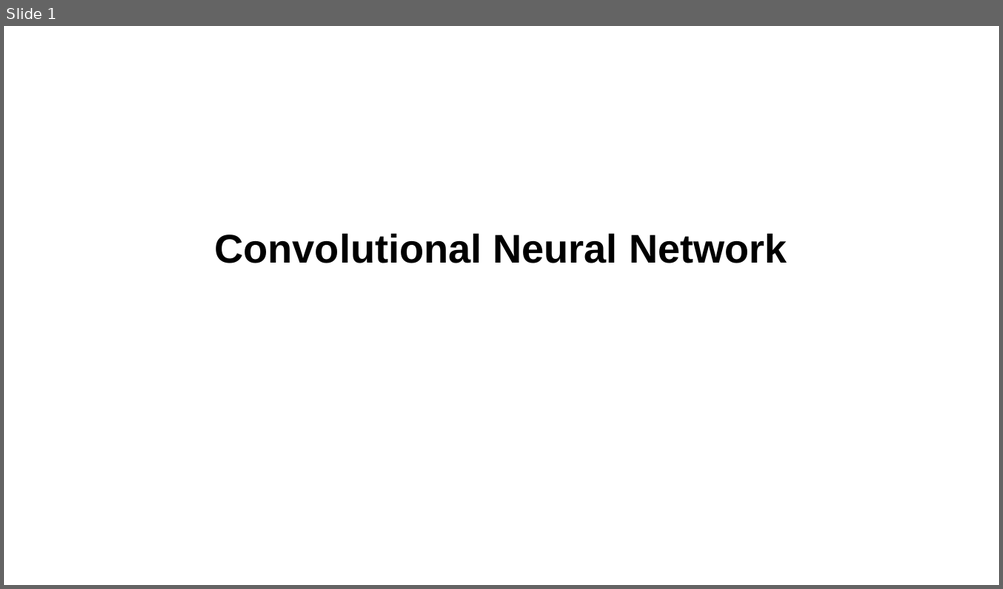
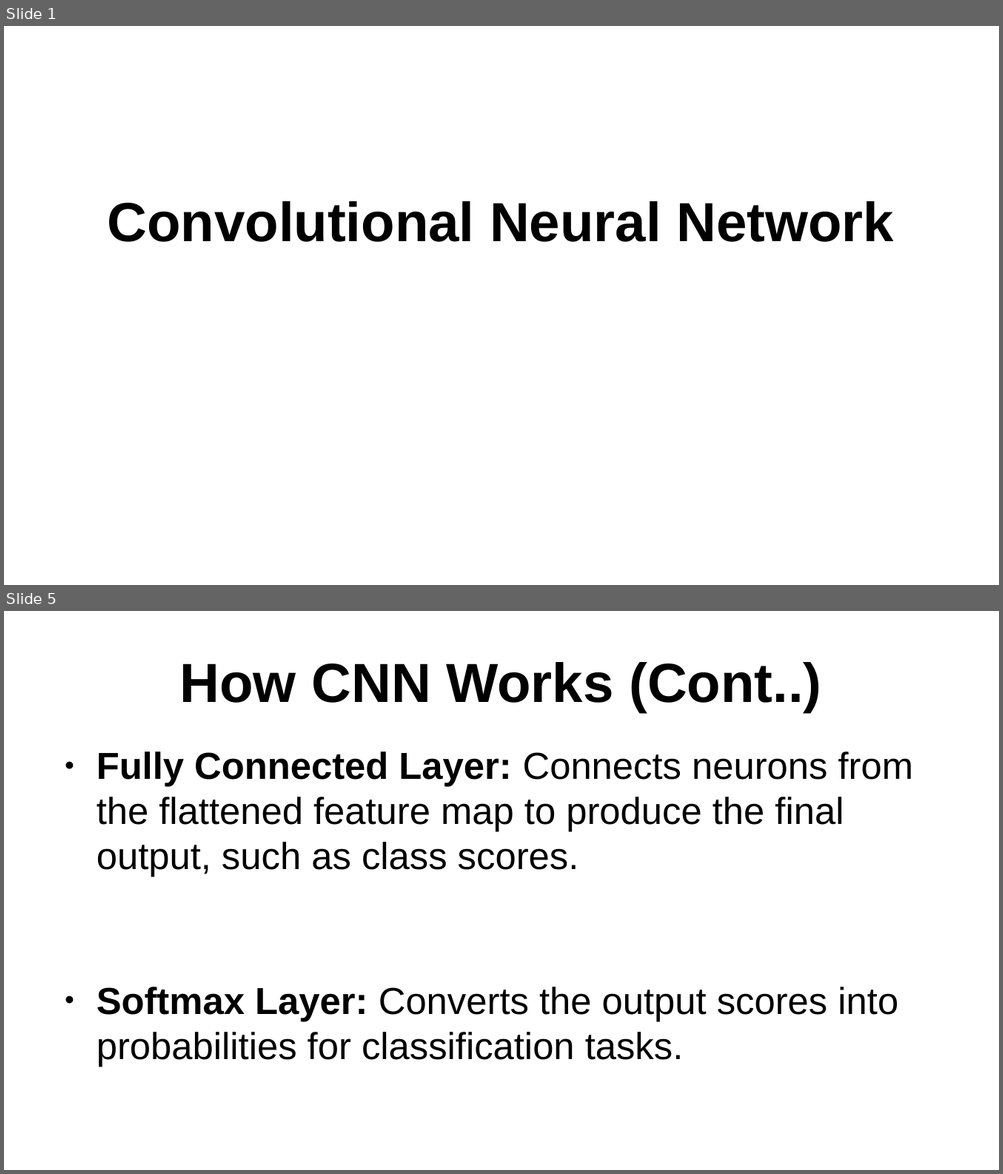
Before and after one commit to sreenivasulum/Presentations, a slide deck: CNN presentation.odp. Shown one above the other, each under a label of ours: slide 1 before the commit, slides 1 and 5 after it; the slides between them are not shown. The pictures are 1003x589 and 1003x1174 pixels, drawn with LibreOffice and Linux fonts; fonts in the diff are those of the drawing. Boxes give left, top, right and bottom in pixels: in the first picture for what was removed or moved away, otherwise in the second. Text is boxed around its words. In the diff, an @@ line names an element or a change of style, - is before the commit and + after.

```diff
--- a/CNN presentation.odp
+++ b/CNN presentation.odp
@@ slide 5 added at (4, 611, 999, 1170), background #FFFFFF @@
@@ title added at (180, 662, 821, 712), 44 pt, text #000000, bold @@
+How CNN Works (Cont..)
@@ text added at (96, 752, 913, 1067), 30 pt, text #000000 @@
+● Fully Connected Layer: Connects neurons from the flattened feature map to produce the final output, such as class scores.
+● Softmax Layer: Converts the output scores into probabilities for classification tasks.
@@ slide 1 changed as well @@
@@ subtitle "Convolutional Neural Network": place and size @@
-subtitle "Convolutional Neural Network" at (215, 233, 787, 264)
+subtitle "Convolutional Neural Network" at (108, 201, 893, 242)
@@ subtitle "Convolutional Neural Network" at (108, 201, 893, 242): size 32 to 44 pt @@
```
Also in this commit, not shown: 4 other slides changed, 17 other slides added, 9 other files.
